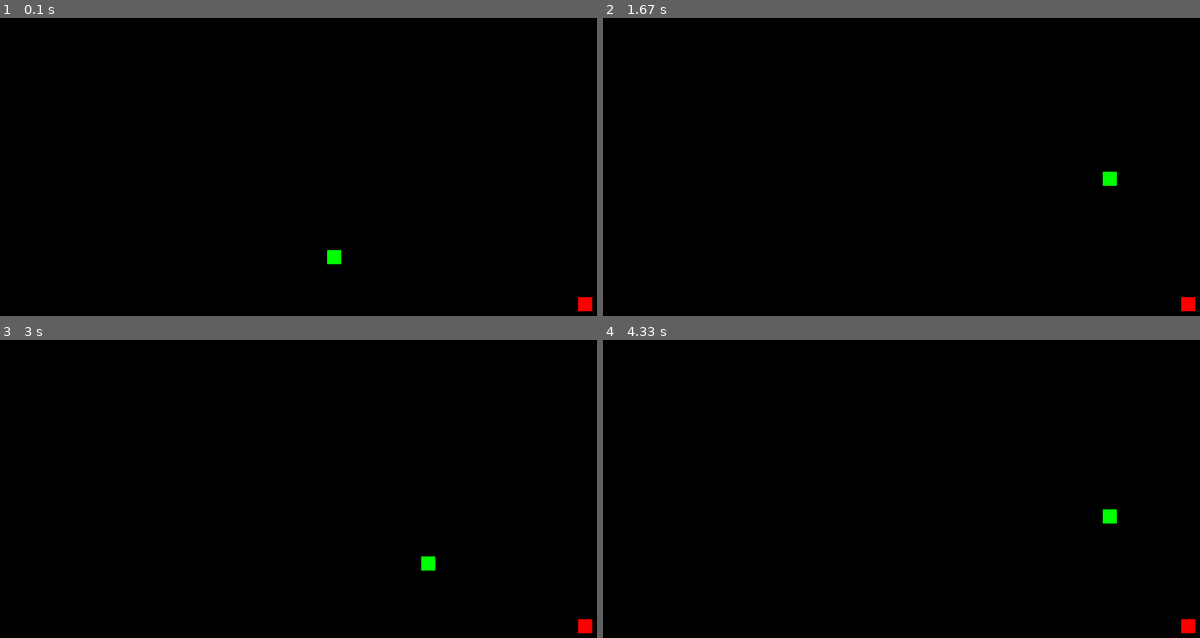
Above: before the commit, frames 1-4 (two rows, left to right).
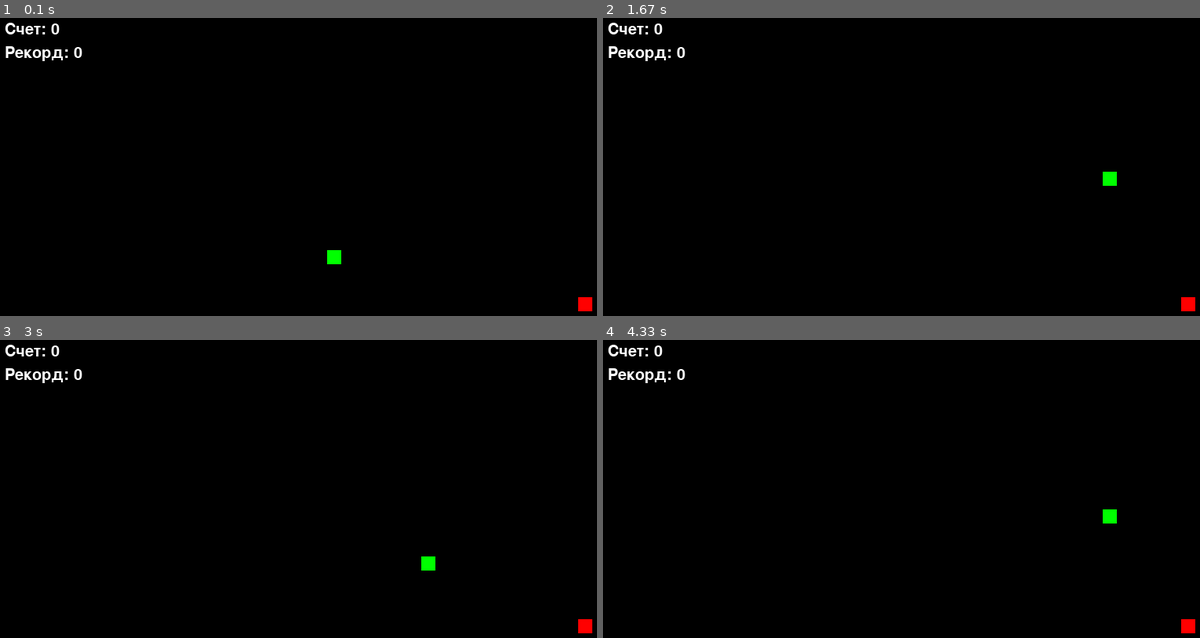
Above: after the commit, the same moments.

Repository: stasyyellow/OB05-pygame
Game: pygame game, started from main.py
Two runs of this game, one before a commit and one after it. Both use one fixed random seed, a clock stepped at 60 frames per second and the inputs below.
Inputs:
- Up to frame 1 (0.1 s): no input
- Up to frame 2 (1.67 s): hold Right 0.33-0.8 s; hold Up 0.83-1.3 s; hold Right from 1.33 s (still down)
- Up to frame 3 (3 s): release Right at 1.8 s; hold Left 1.83-2.37 s; hold Down 2.4-2.7 s; hold Left from 2.73 s (still down)
- Up to frame 4 (4.33 s): release Left at 3.13 s; hold Up 3.17-3.53 s; hold Right 3.57-4.2 s; hold Down from 4.23 s (still down)

The runs differ from the first frame. In frame 1, 0.4% of the frame differs, in the area x 0-14%, y 1-15%; in frame 2, 0.4%; in frame 3, 0.4%; in frame 4, 0.4%.

Commit message:
Final version of the game

Diff:
--- a/main.py
+++ b/main.py
@@ -15,12 +15,18 @@
 RED = (255, 0, 0)
 GREEN = (0, 255, 0)
 
+# Константы для направлений движения
+UP = (0, -1)
+DOWN = (0, 1)
+LEFT = (-1, 0)
+RIGHT = (1, 0)
+
 
 # Создание класса для представления змейки
 class Snake:
     def __init__(self):
         self.length = 1
-        self.positions = [((SCREEN_WIDTH / 2), (SCREEN_HEIGHT / 2))]
+        self.positions = [(SCREEN_WIDTH // 2, SCREEN_HEIGHT // 2)]
         self.direction = random.choice([UP, DOWN, LEFT, RIGHT])
         self.color = GREEN
 
@@ -28,6 +34,7 @@
         return self.positions[0]
 
     def turn(self, point):
+        # Запретить поворот на 180 градусов
         if self.length > 1 and (point[0] * -1, point[1] * -1) == self.direction:
             return
         else:
@@ -36,45 +43,20 @@
     def move(self):
         cur = self.get_head_position()
         x, y = self.direction
-        new = (((cur[0] + (x * CELL_SIZE)) % SCREEN_WIDTH), (cur[1] + (y * CELL_SIZE)) % SCREEN_HEIGHT)
+        new = ((cur[0] + x * CELL_SIZE) % SCREEN_WIDTH, (cur[1] + y * CELL_SIZE) % SCREEN_HEIGHT)
+        # Проверка на столкновение со своим хвостом
         if len(self.positions) > 2 and new in self.positions[2:]:
-            self.reset()
+            return True
         else:
             self.positions.insert(0, new)
             if len(self.positions) > self.length:
                 self.positions.pop()
+        return False
 
     def reset(self):
         self.length = 1
-        self.positions = [((SCREEN_WIDTH / 2), (SCREEN_HEIGHT / 2))]
+        self.positions = [(SCREEN_WIDTH // 2, SCREEN_HEIGHT // 2)]
         self.direction = random.choice([UP, DOWN, LEFT, RIGHT])
-
-    def draw(self, surface):
-        for p in self.positions:
-            r = pygame.Rect((p[0], p[1]), (CELL_SIZE, CELL_SIZE))
-            pygame.draw.rect(surface, self.color, r)
-            pygame.draw.rect(surface, BLACK, r, 1)
-
-    def handle_keys(self):
-        for event in pygame.event.get():
-            if event.type == pygame.QUIT:
-                pygame.quit()
-            elif event.type == pygame.KEYDOWN:
-                if event.key == pygame.K_UP:
-                    self.turn(UP)
-                elif event.key == pygame.K_DOWN:
-                    self.turn(DOWN)
-                elif event.key == pygame.K_LEFT:
-                    self.turn(LEFT)
-                elif event.key == pygame.K_RIGHT:
-                    self.turn(RIGHT)
-
-
-# Константы для направлений движения
-UP = (0, -1)
-DOWN = (0, 1)
-LEFT = (-1, 0)
-RIGHT = (1, 0)
 
 
 # Создание класса для точки (еды)
@@ -89,9 +71,18 @@
                          random.randint(0, (SCREEN_HEIGHT - CELL_SIZE) // CELL_SIZE) * CELL_SIZE)
 
     def draw(self, surface):
-        r = pygame.Rect((self.position[0], self.position[1]), (CELL_SIZE, CELL_SIZE))
-        pygame.draw.rect(surface, self.color, r)
-        pygame.draw.rect(surface, BLACK, r, 1)
+        rect = pygame.Rect(self.position[0], self.position[1], CELL_SIZE, CELL_SIZE)
+        pygame.draw.rect(surface, self.color, rect)
+        pygame.draw.rect(surface, BLACK, rect, 1)
+
+
+# Функция для отображения счета
+def draw_score(surface, score, high_score):
+    font = pygame.font.SysFont(None, 30)
+    score_text = font.render("Счет: " + str(score), True, WHITE)
+    high_score_text = font.render("Рекорд: " + str(high_score), True, WHITE)
+    surface.blit(score_text, (10, 10))
+    surface.blit(high_score_text, (10, 40))
 
 
 # Основная функция игры
@@ -105,22 +96,52 @@
     food = Food()
     clock = pygame.time.Clock()
 
+    # Переменные для хранения счета
+    score = 0
+    high_score = 0
+
     # Основной игровой цикл
-    while True:
+    running = True
+    while running:
         screen.fill(BLACK)
 
         # Обработка действий пользователя
-        snake.handle_keys()
-        snake.move()
+        for event in pygame.event.get():
+            if event.type == pygame.QUIT:
+                running = False
+            elif event.type == pygame.KEYDOWN:
+                if event.key == pygame.K_UP:
+                    snake.turn(UP)
+                elif event.key == pygame.K_DOWN:
+                    snake.turn(DOWN)
+                elif event.key == pygame.K_LEFT:
+                    snake.turn(LEFT)
+                elif event.key == pygame.K_RIGHT:
+                    snake.turn(RIGHT)
 
         # Проверка на столкновение с едой
         if snake.get_head_position() == food.position:
             snake.length += 1
+            score += 1  # Увеличение счета при съедании еды
+            if score > high_score:
+                high_score = score
             food.randomize_position()
+
+        # Проверка на столкновение с собственным хвостом
+        if snake.move():
+            high_score = max(high_score, score)
+            score = 0
+            snake.reset()
 
         # Отрисовка еды и змейки
         food.draw(screen)
-        snake.draw(screen)
+        for p in snake.positions:
+            rect = pygame.Rect(p[0], p[1], CELL_SIZE, CELL_SIZE)
+            pygame.draw.rect(screen, snake.color, rect)
+            pygame.draw.rect(screen, BLACK, rect, 1)
+
+        # Отображение счета
+        draw_score(screen, score, high_score)
 
         # Обновление экрана
         pygame.display.update()
@@ -128,6 +149,9 @@
         # Ограничение скорости кадров
         clock.tick(10)
 
+    # Завершение Pygame после выхода из игры
+    pygame.quit()
+
 
 if __name__ == "__main__":
     main()
